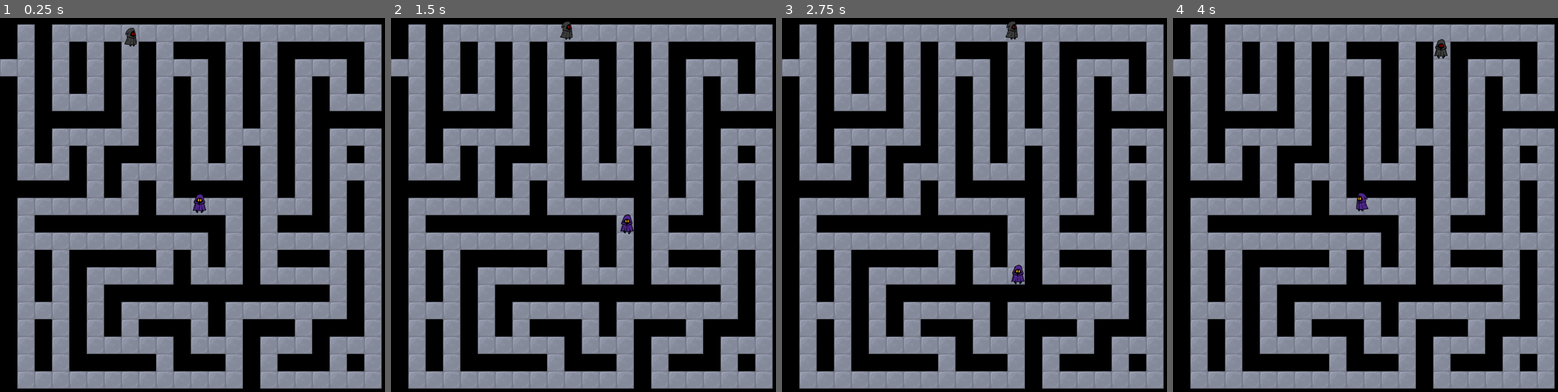
Above: before the commit, frames 1-4 (left to right).
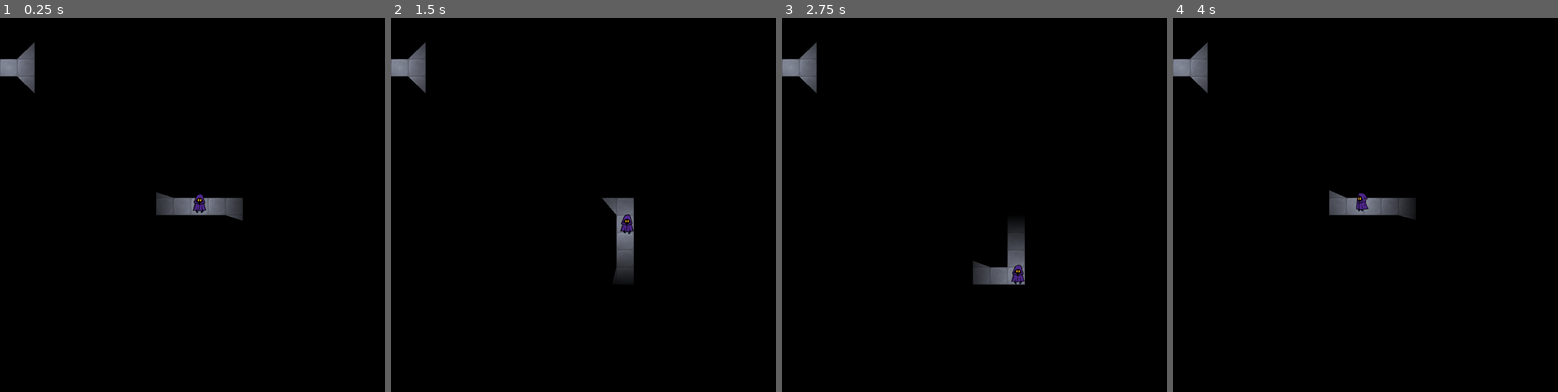
Above: after the commit, the same moments.

Repository: grotesquehead/01_maze
Game: Godot game, scene res://maze.tscn
Two runs of this game, one before a commit and one after it. Both use one fixed random seed, a clock stepped at 60 frames per second and the inputs below. Sound files missing from this copy of the repository are replaced by a short silence.
Inputs:
- Up to frame 1 (0.25 s): no input
- Up to frame 2 (1.5 s): hold D (move_right) 0.53-1.28 s; hold S (move_down) from 1.28 s (still down)
- Up to frame 3 (2.75 s): release S (move_down) at 2.03 s; hold D (move_right) from 2.03 s (still down)
- Up to frame 4 (4 s): release D (move_right) at 2.78 s; hold W (move_up) 2.78-3.53 s; hold A (move_left) from 3.53 s (still down)

The runs differ from the first frame. In frame 1, 54% of the frame differs, in the area x 0-100%, y 1-100%; in frame 2, 54%; in frame 3, 54%, in the area x 0-100%, y 0-100%; in frame 4, 54%.

Commit message:
Fixed sound

Diff:
--- a/src/enemy/enemy.gd
+++ b/src/enemy/enemy.gd
@@ -35,8 +35,6 @@
         var v = self.as_vector(tile_size)
         return Vector2(v[0] + (tile_size / 2), v[1] + (tile_size / 2))
 
-
-
 func populate_grid_with_nodes(tilemap: TileMap, grid_size: Vector2) -> Array:
 
     for y in range(grid_size.y):
@@ -59,7 +57,6 @@
         grid.append(row)
 
     return grid
-
 
 func control_laugh():
     if player != null:
@@ -114,7 +111,6 @@
 
     set_animation(velocity)
 
-
 func heuristic(a, b) -> float:
     return abs(a.x - b.x) + abs(a.y - b.y)
 
@@ -201,24 +197,10 @@
     tile_size = tilemap.tile_set.tile_size.x
     grid_size = Vector2((p.grid_size * p.cell_size) - 1, (p.grid_size * p.cell_size) - 1)  # Replace with your actual grid size
     populate_grid_with_nodes(tilemap, grid_size)
-    print(position)
     path = a_star(get_node_at_index(position), random_destination(), grid)
-    print(path)
-
-
-
-#    grid = get_parent().grid
-#    direction = get_random_direction()
-#    $AudioStreamPlayer2D.play()
-#    player = get_tree().get_nodes_in_group("player")[0]
-
-
-#func _on_bounce_zone_body_entered(_body):
-#    var current_direction = direction
-#    while current_direction == direction:
-#        direction = get_random_direction()
-#
-#
-#func _on_audio_stream_player_2d_finished():
-#    $AudioStreamPlayer2D.stream_paused = false
-#    $AudioStreamPlayer2D.play()
+    $AudioStreamPlayer2D.play()
+
+
+func _on_audio_stream_player_2d_finished():
+    $AudioStreamPlayer2D.stream_paused = false
+    $AudioStreamPlayer2D.play()
--- a/src/maze.tscn
+++ b/src/maze.tscn
@@ -192,6 +192,7 @@
 script = ExtResource("1_4lfwu")
 
 [node name="CanvasModulate" type="CanvasModulate" parent="."]
+color = Color(0, 0, 0, 1)
 
 [node name="TileMap2" type="TileMap" parent="."]
 tile_set = SubResource("TileSet_7q5o3")
